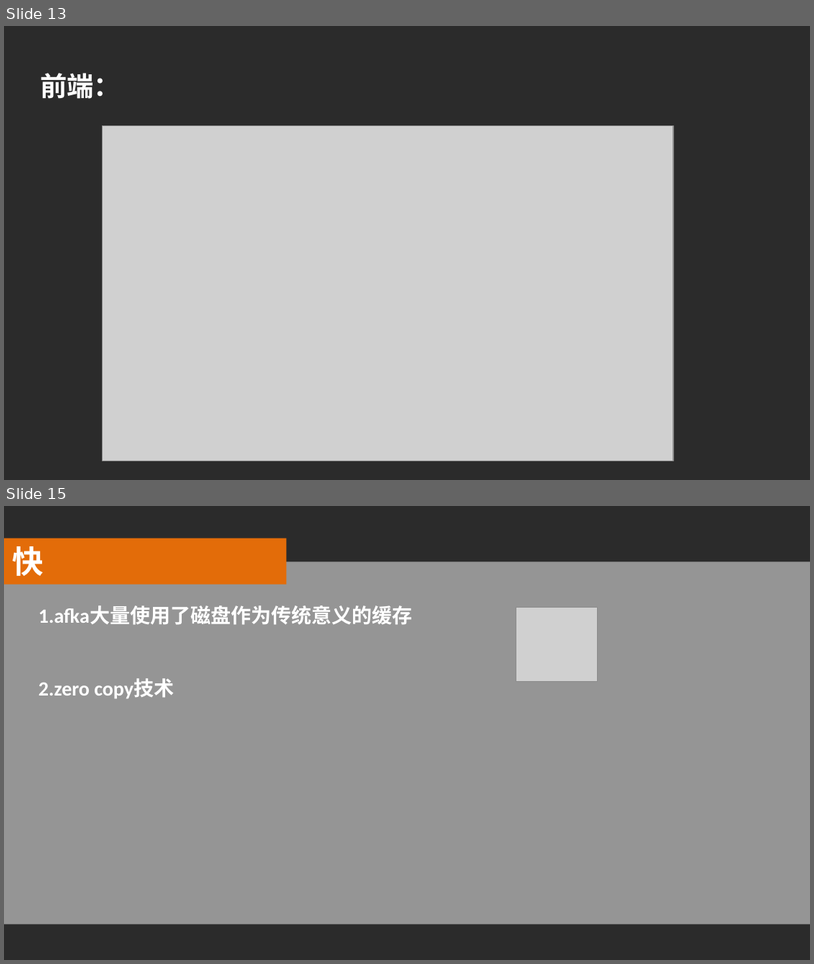
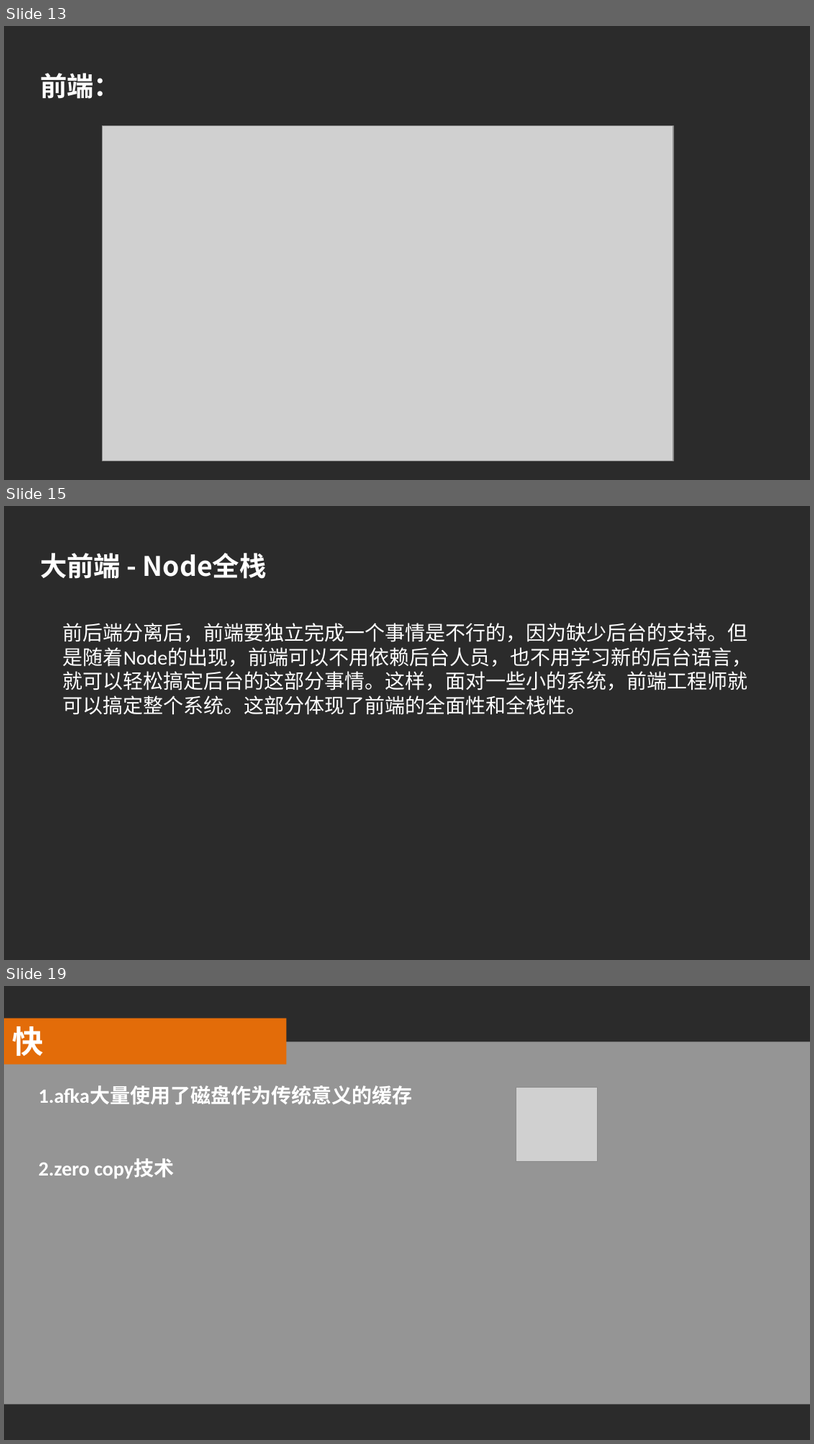
Before and after one commit to luke93h/git-blog, a slide deck: src/大前端简介.pptx. Shown one above the other, each under a label of ours: slides 13 and 15 before the commit, slides 13, 15 and 19 after it; the slides between them are not shown. The pictures are 814x964 and 814x1444 pixels, drawn with LibreOffice and Linux fonts; fonts in the diff are those of the drawing; grey boxes stand for pictures; background and template pictures are left out; a plain dark background stands for a picture behind light text. Boxes give left, top, right and bottom in pixels: in the first picture for what was removed or moved away, otherwise in the second. Text is boxed around its words. In the diff, an @@ line names an element or a change of style, - is before the commit and + after.

```diff
--- a/src/大前端简介.pptx
+++ b/src/大前端简介.pptx
@@ slide 15 added at [4,506,810,960], background picture (left out) @@
@@ text added at [40,553,267,579], 24 pt, text #FFFFFF, bold @@
+大前端 - Node全栈
@@ text added at [63,623,752,715], 18 pt, text #FFFFFF @@
+前后端分离后，前端要独立完成一个事情是不行的，因为缺少后台的支持。但是随着Node的出现，前端可以不用依赖后台人员，也不用学习新的后台语言，就可以轻松搞定后台的这部分事情。这样，面对一些小的系统，前端工程师就可以搞定整个系统。这部分体现了前端的全面性和全栈性。
@@ what was slide 15 is now slide 19 @@
```
Also in this commit, not shown: 1 slide changed, 3 other slides added, 1 other file.
